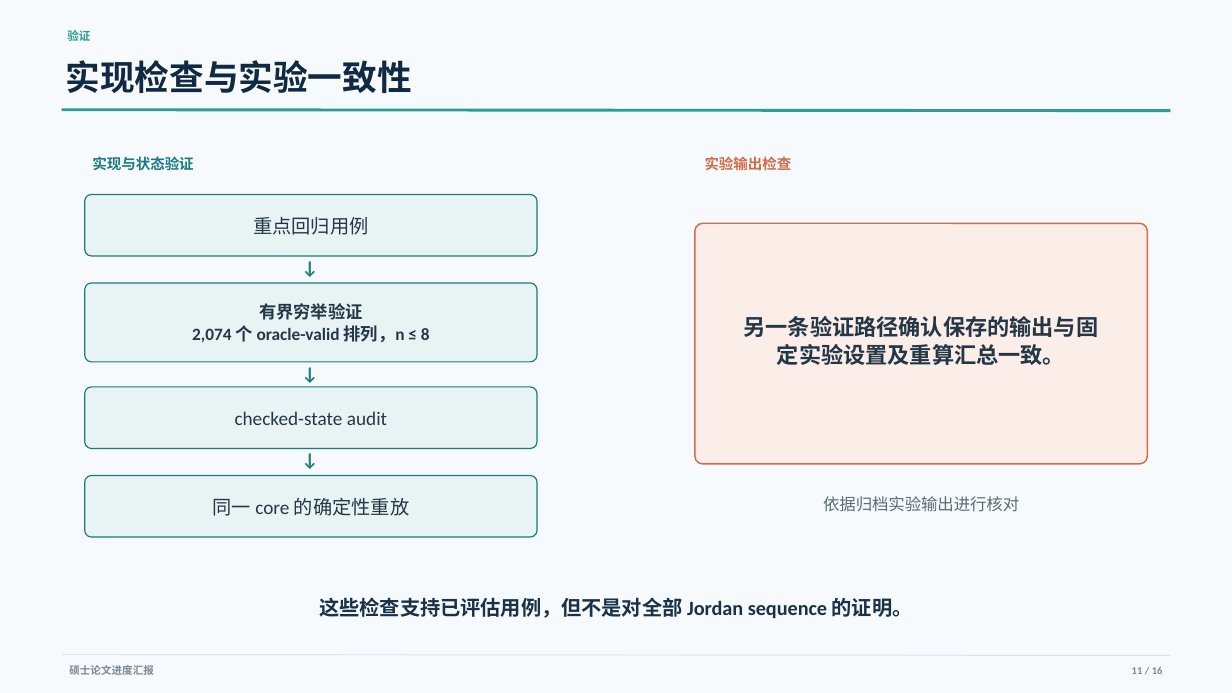
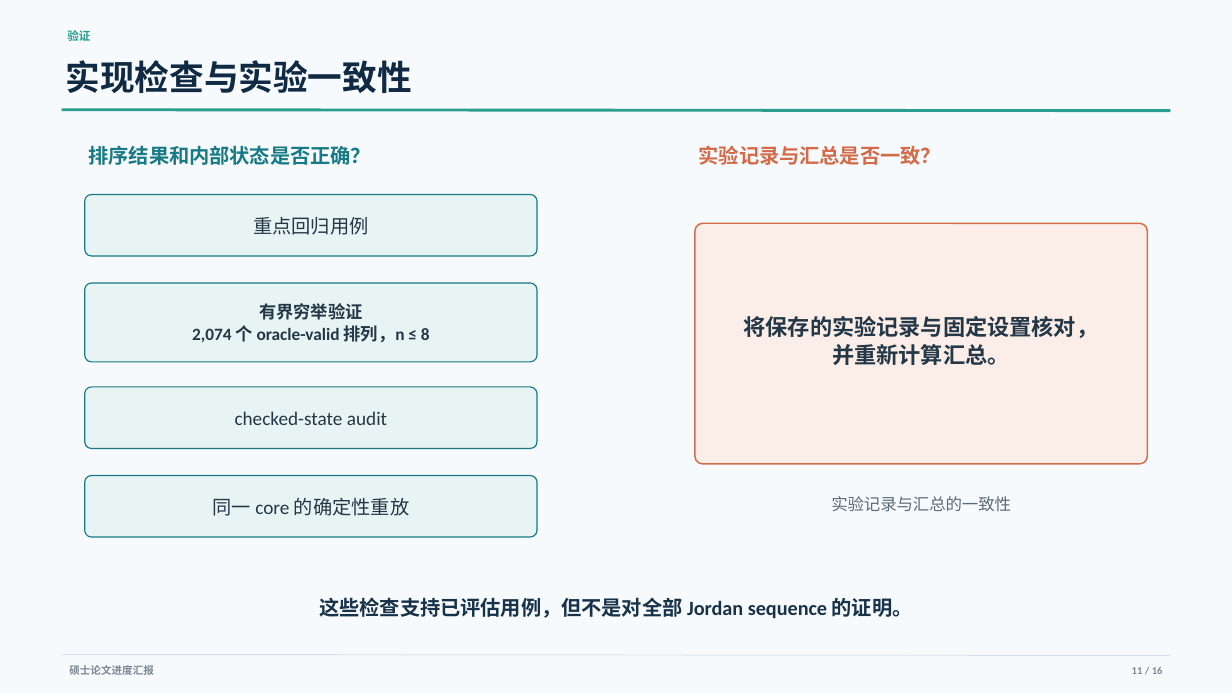
Before and after one commit to YixueWang983/jordan-sorting, a slide deck: slide 11 of presentations/progress_report/Jordan_Sorting_Progress_Report_ZH.pptx. Drawn at 1232x693 pixels with LibreOffice and Linux fonts; fonts in the diff are those of the drawing. Boxes give left, top, right and bottom in pixels: in the first picture for what was removed or moved away, otherwise in the second. Text is boxed around its words. In the diff, an @@ line names an element or a change of style, - is before the commit and + after.

```diff
--- a/presentations/progress_report/Jordan_Sorting_Progress_Report_ZH.pptx
+++ b/presentations/progress_report/Jordan_Sorting_Progress_Report_ZH.pptx
@@ text at [89,145,371,165]: text changed; size 11.2 to 15.8 pt @@
-实现与状态验证
+排序结果和内部状态是否正确？
@@ text at [699,145,941,165]: text changed; size 11.2 to 15.8 pt @@
-实验输出检查
+实验记录与汇总是否一致？
@@ text removed at [275,253,345,280] @@
-↓
@@ text at [744,316,1099,365]: text changed @@
-另一条验证路径确认保存的输出与固定实验设置及重算汇总一致。
+将保存的实验记录与固定设置核对，并重新计算汇总。
@@ text removed at [275,360,345,386] @@
-↓
@@ text removed at [275,445,345,472] @@
-↓
@@ text at [831,496,1011,512]: text changed @@
-依据归档实验输出进行核对
+实验记录与汇总的一致性
```
Also in this commit, not shown: 4 other slides changed, 5 other files.
